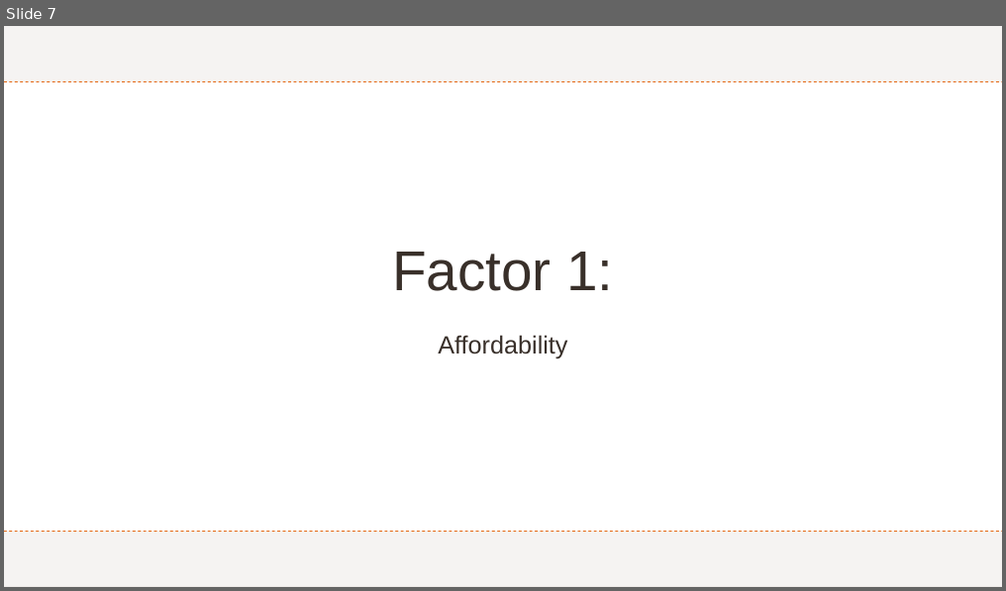
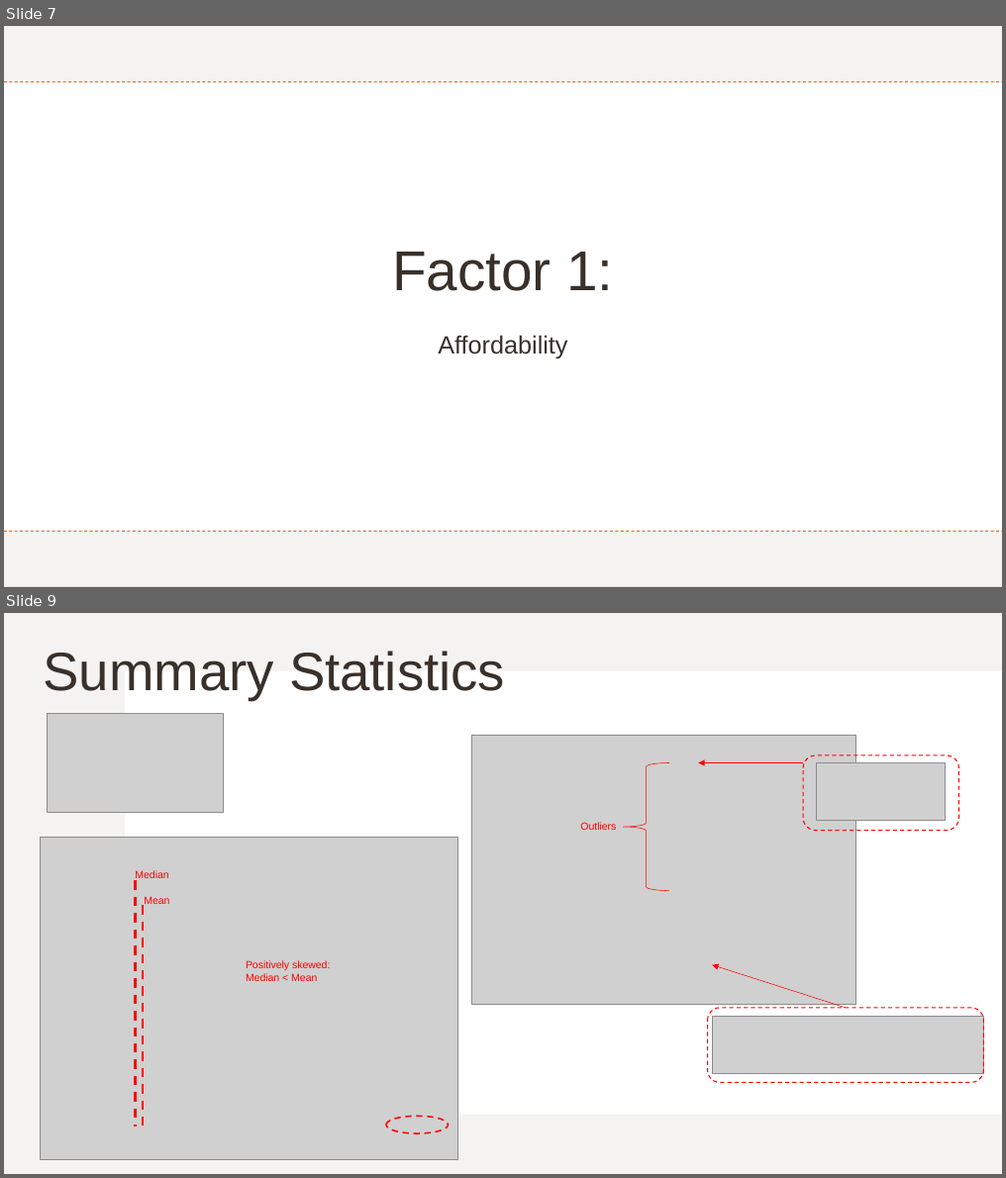
Before and after one commit to Kakhai1/bootcamp_project, a slide deck: Project 1 - Group 6 Slides_KT.pptx. Shown one above the other, each under a label of ours: slide 7 before the commit, slides 7 and 9 after it; the slides between them are not shown. The pictures are 1006x591 and 1006x1178 pixels, drawn with LibreOffice and Linux fonts; fonts in the diff are those of the drawing; grey boxes stand for pictures. Boxes give left, top, right and bottom in pixels: in the first picture for what was removed or moved away, otherwise in the second. Text is boxed around its words. In the diff, an @@ line names an element or a change of style, - is before the commit and + after.

```diff
--- a/Project 1 - Group 6 Slides_KT.pptx
+++ b/Project 1 - Group 6 Slides_KT.pptx
@@ slide 9 added at (4,613,1002,1174), background #FFFFFF; not listed: 2 template elements that a slide beside it also shows @@
@@ title added at (44,651,505,700), 52 pt, text #39302A @@
+Summary Statistics
@@ picture added at (48,714,224,812) @@
@@ picture added at (472,735,856,1004) @@
@@ rounded rectangle added at (804,756,959,830), outline #FF0000 1 pt dashed @@
@@ left brace added at (623,762,669,891), outline #FF0000 0.5 pt @@
@@ arrow added from (804, 762) to (699, 762), #FF0000 0.5 pt @@
@@ picture added at (817,762,945,820) @@
@@ picture added at (40,837,458,1160) @@
@@ text added at (580,822,616,830), 10 pt, text #FF0000 @@
+Outliers
@@ text added at (135,870,168,881), 10 pt, text #FF0000 @@
+Median
@@ line added from (135, 881) to (135, 1128), #FF0000 2.25 pt dashed @@
@@ line added from (143, 905) to (143, 1127), #FF0000 2.25 pt dashed @@
@@ text added at (144,896,169,904), 10 pt, text #FF0000 @@
+Mean
@@ text added at (246,960,330,981), 10 pt, text #FF0000 @@
+Positively skewed:
+Median < Mean
@@ arrow added from (846, 1008) to (712, 964), #FF0000 0.5 pt @@
@@ rounded rectangle added at (708,1008,984,1083), outline #FF0000 1 pt dashed @@
@@ picture added at (712,1017,984,1074) @@
@@ ellipse added at (386,1116,448,1134), outline #FF0000 1.5 pt dashed @@
```
Also in this commit, not shown: 2 slides changed, 1 other slide added, 1 slide removed, 3 other files.
